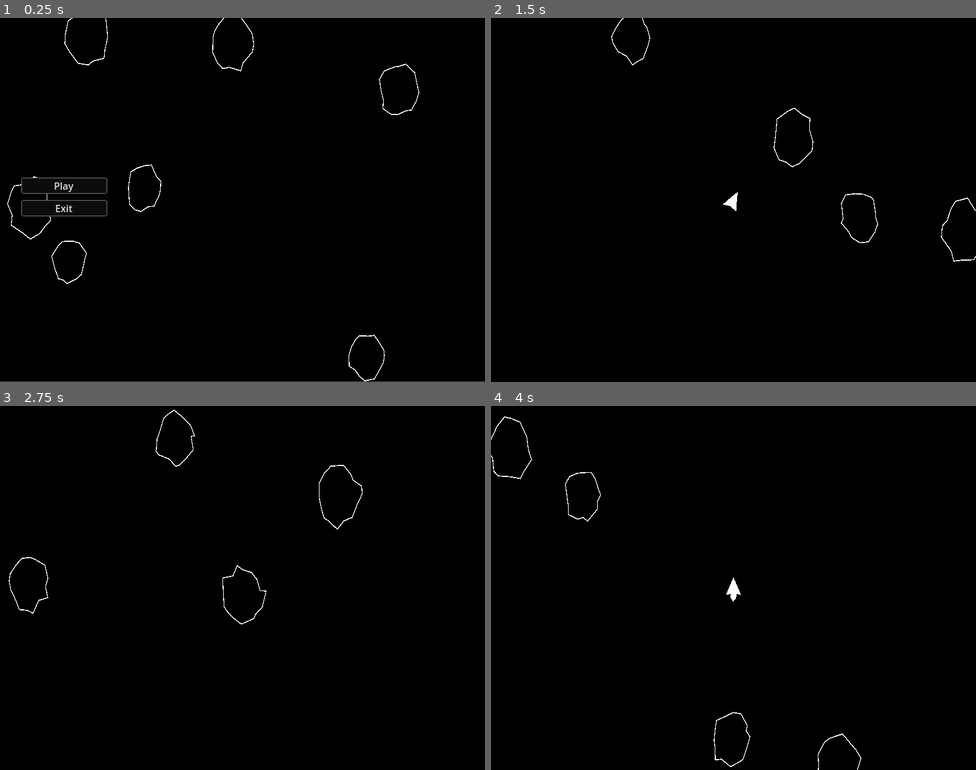
Above: before the commit, frames 1-4 (two rows, left to right).
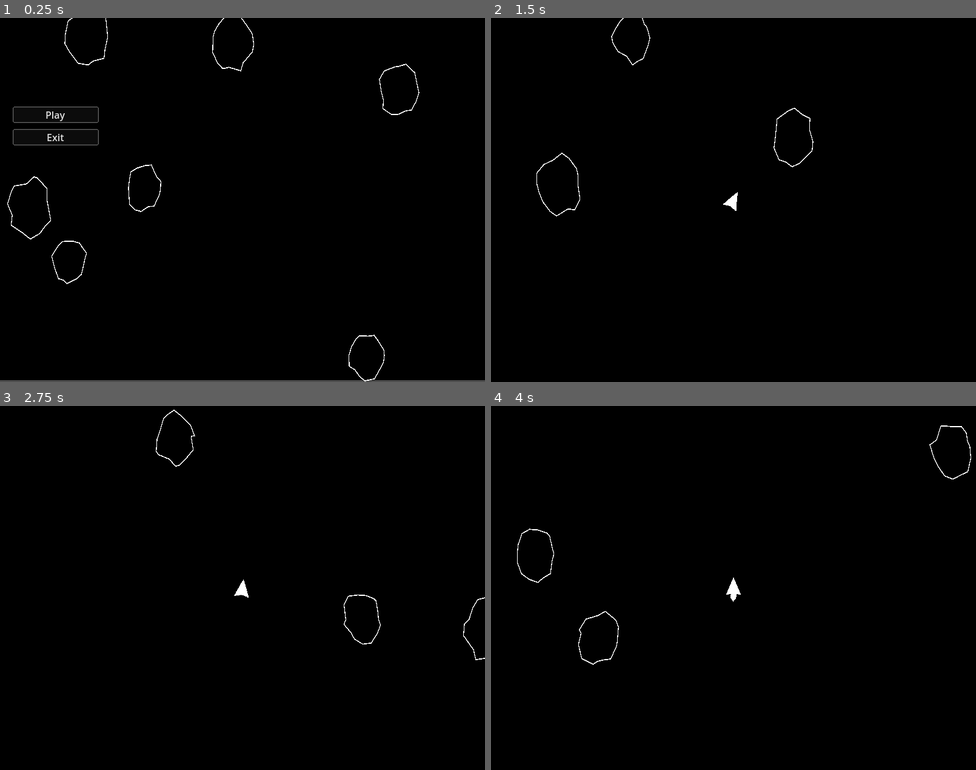
Above: after the commit, the same moments.

Repository: Moonshoes77/Asteroids
Game: Godot game, scene res://scenes/main_menu.tscn
The game is run twice, just before and just after one commit, with the same random seed, the same clock (stepped at 60 frames per second) and the same inputs.
Inputs:
- Up to frame 1 (0.25 s): no input
- Up to frame 2 (1.5 s): click "Play" at 0.5 s; tap Enter at 1.25 s; hold D (rotate_right) from 1.28 s (still down); tap F (Free) at 1.35 s
- Up to frame 3 (2.75 s): tap I (Info) at 1.55, 2.1 s; release D (rotate_right) at 2.03 s; hold A (rotate_left) from 2.03 s (still down); tap F (Free) at 2.3 s
- Up to frame 4 (4 s): release A (rotate_left) at 2.78 s; hold D (rotate_right) 2.78-3.53 s; tap F (Free) at 2.85, 3.8 s; tap I (Info) at 3.05, 3.6 s; hold W (accelerate) from 3.53 s (still down)

The runs differ from the first frame. In frame 1, 1.0% of the frame differs, in the area x 0-100%, y 24-100%; in frame 2, 0.2%; in frame 3, 0.4%; in frame 4, 0.5%.

Commit message:
Added basic stage functionality

Diff:
--- a/project.godot
+++ b/project.godot
@@ -19,7 +19,6 @@
 
 window/size/viewport_width=800
 window/size/viewport_height=600
-window/stretch/mode="viewport"
 window/stretch/scale_mode="integer"
 
 [dotnet]
@@ -30,6 +29,10 @@
 
 version_control/plugin_name="GitPlugin"
 version_control/autoload_on_startup=true
+
+[global_group]
+
+asteroids=""
 
 [input]
 
--- a/scenes/main.tscn
+++ b/scenes/main.tscn
@@ -12,5 +12,4 @@
 anchor_bottom = 1.0
 grow_horizontal = 2
 grow_vertical = 2
-size_flags_horizontal = 0
 color = Color(0, 0, 0, 1)
--- a/scenes/main_menu.tscn
+++ b/scenes/main_menu.tscn
@@ -5,37 +5,49 @@
 
 [node name="Main_Menu" type="Control"]
 layout_mode = 3
-anchors_preset = 0
+anchors_preset = 15
+anchor_right = 1.0
+anchor_bottom = 1.0
+grow_horizontal = 2
+grow_vertical = 2
 script = ExtResource("1_l6cm7")
+metadata/_edit_use_anchors_ = true
 
 [node name="Background" type="ColorRect" parent="."]
 z_index = -5
 z_as_relative = false
-layout_mode = 0
-offset_right = 802.0
-offset_bottom = 599.0
+layout_mode = 1
+anchors_preset = -1
+anchor_right = 0.20375
+anchor_bottom = 0.395
+offset_right = 640.0
+offset_bottom = 360.0
 color = Color(0, 0, 0, 1)
+metadata/_edit_use_anchors_ = true
 
 [node name="Button_Container" type="MarginContainer" parent="."]
 z_index = -1
 z_as_relative = false
-layout_mode = 0
-offset_left = 35.0
-offset_top = 229.0
-offset_right = 177.0
-offset_bottom = 362.0
+layout_mode = 1
+offset_left = 21.1026
+offset_top = 125.667
+offset_right = 163.103
+offset_bottom = 229.667
 theme_override_constants/margin_top = 20
 theme_override_constants/margin_bottom = 20
+metadata/_edit_use_anchors_ = true
 
 [node name="VBoxContainer" type="VBoxContainer" parent="Button_Container"]
 z_index = -1
 layout_mode = 2
+size_flags_vertical = 0
 theme_override_constants/separation = 10
 alignment = 1
 
 [node name="Play" type="Button" parent="Button_Container/VBoxContainer"]
 z_index = 1
 z_as_relative = false
+texture_filter = 1
 layout_mode = 2
 theme = ExtResource("2_ekxnf")
 text = "Play"
@@ -43,6 +55,7 @@
 [node name="Exit" type="Button" parent="Button_Container/VBoxContainer"]
 z_index = 1
 z_as_relative = false
+texture_filter = 1
 layout_mode = 2
 theme = ExtResource("2_ekxnf")
 text = "Exit
--- a/scripts/asteroid.gd
+++ b/scripts/asteroid.gd
@@ -4,8 +4,12 @@
 class_name Asteroid
 extends Node2D
 
+
+signal bullet_hit(asteroid: Asteroid)
+
 const step_size: float = 0.4
 const ASTEROID_SCENE: PackedScene = preload("res://scenes/asteroid.tscn")
+enum Size {LARGE, MEDIUM, SMALL}
 @onready var collider: CollisionPolygon2D = $Area2D/CollisionPolygon2D
 var outline: Line2D
 var r: int
@@ -13,10 +17,8 @@
 var angle: float = 0.0
 var velocity: Vector2 = Vector2.ZERO
 var breaks: int = 0
-enum Size {LARGE, MEDIUM, SMALL}
 var size : Size
 
-signal bullet_hit(asteroid: Asteroid)
 
 
 #Basically a class constructor.
@@ -66,8 +68,9 @@
 
 func _on_area_2d_body_entered(body: Node2D) -> void:
 	if (body is Bullet):
+		bullet_hit.emit(self)
 		body.queue_free()
-		bullet_hit.emit(self)
+		remove_from_group("asteroids")
 		queue_free()
 	elif (body is Player):
 		body.die()
@@ -82,5 +85,3 @@
 	screen_wrap()
 	if Input.is_action_just_pressed("Free"):
 		queue_free()
-	if Input.is_action_just_pressed("Info"):
-		print("size: ", size)
--- a/scripts/main.gd
+++ b/scripts/main.gd
@@ -5,7 +5,8 @@
 var Player_Manager_Instance = preload("res://scenes/player_manager.tscn")
 var Stage_Manager_Instance = preload("res://scenes/stage_manager.tscn")
 var Cheat_Listener = preload("res://scenes/cheat_listener.tscn")
-static var screen_size = DisplayServer.window_get_size()
+static var screen_size: Vector2i = DisplayServer.window_get_size()
+
 
 func _input(event: InputEvent) -> void:
 	if event is InputEventKey && !event.is_pressed():
@@ -24,7 +25,7 @@
 	add_child(cheat_listener)
 	add_child(player)
 	add_child(stage_manager)
-	print_tree_pretty()
+	#print_tree_pretty()
 
 
 
--- a/scripts/main_menu.gd
+++ b/scripts/main_menu.gd
@@ -5,7 +5,9 @@
 func _ready() -> void:
 	add_child(Attract_Animation)
 
-
+func _process(_delta: float) -> void:
+		if Input.is_action_just_pressed("exit"):
+			get_tree().quit()
 
 func _on_play_pressed() -> void:
 	get_tree().change_scene_to_file("res://scenes/main.tscn")
--- a/scripts/player_manager.gd
+++ b/scripts/player_manager.gd
@@ -4,28 +4,30 @@
 var Player_Instance = preload("res://scenes/player.tscn")
 var current_lives;
 const MAX_LIVES = 3
-enum Player_State {ALIVE, DEAD}
-var player_state: Player_State
+enum State {ALIVE, DEAD}
+var player_state: State
 
 # Called when the node enters the scene tree for the first time.
 func _ready() -> void:
 	print("player_manager loaded")
-	current_lives = MAX_LIVES + 1
 	spawn_player()
 
 func _process(_delta: float) -> void:
 	if (Input.is_action_just_pressed("Free")):
-		if (player_state == Player_State.DEAD):
+		if (player_state == State.DEAD):
 			spawn_player()
+	if (Input.is_action_just_pressed("Info")):
+		print(get_tree().get_node_count_in_group("asteroids"))
+		print(get_tree().get_nodes_in_group("asteroids"))
 
 
 func spawn_player():
 	var player = Player_Instance.instantiate();
-	player.position.x = Main.screen_size.x / 2
-	player.position.y = Main.screen_size.y / 2
+	player.position.x = Main.screen_size.x / 2.0
+	player.position.y = Main.screen_size.y / 2.0
 	get_parent().add_child(player)
 	player.player_death.connect(_on_player_death)
-	player_state = Player_State.ALIVE
+	player_state = State.ALIVE
 
 func _on_player_death():
-	player_state = Player_State.DEAD
+	player_state = State.DEAD
--- a/scripts/stage_manager.gd
+++ b/scripts/stage_manager.gd
@@ -1,7 +1,7 @@
 class_name Stage_Manager
 extends Node
 
-var stage: int
+var stage: int = 1
 var current_score: int = 0
 enum Difficulty {EASY, NORMAL, HARD}
 var difficulty: = Difficulty.NORMAL
@@ -9,12 +9,20 @@
 
 func _ready() -> void:
 	print("stage_manager loaded")
-	add_roids(4, Asteroid.Size.LARGE)
+	init_stage(stage)
 
 
 func _process(_delta: float) -> void:
 	if Input.is_action_just_pressed("Free"):
-		add_roids(4, Asteroid.Size.LARGE)
+		stage = 1
+		init_stage(stage)
+	check_asteroid_count()
+
+
+func init_stage(stage_num: int):
+	add_roids(stage_num + 2, Asteroid.Size.LARGE)
+	print("Stage: ", stage)
+
 
 
 func add_roids(num: int, size: Asteroid.Size = Asteroid.Size.LARGE, pos = 0):
@@ -25,15 +33,20 @@
 			var posY = randi_range(0, Main.screen_size.y)
 			var new_roid = Asteroid.spawn(Vector2(posX, posY), size)
 			get_parent().add_child(new_roid)
+			new_roid.add_to_group("asteroids")
 			new_roid.bullet_hit.connect(_on_bullet_hit)
+
 	#used when asteroids split on hits
 	elif (pos is Vector2):
 		for i in range(num):
 			var posX = pos.x
 			var posY = pos.y
 			var new_roid = Asteroid.spawn(Vector2(posX, posY), size)
-			get_parent().add_child.call_deferred(new_roid)
+			add_child.call_deferred(new_roid)
 			new_roid.bullet_hit.connect(_on_bullet_hit)
+			new_roid.add_to_group("asteroids")
+
+
 
 func _on_bullet_hit(asteroid: Asteroid):
 	var pos = asteroid.position
@@ -51,4 +64,11 @@
 
 func change_score(score: int):
 	current_score += score
-	print(current_score)
+
+func check_asteroid_count():
+	if Engine.get_physics_frames() % 10 == 0:
+		if get_tree().get_node_count_in_group("asteroids") == 0:
+			print("Stage %s complete" %[stage])
+			print("Score: ", current_score)
+			stage += 1
+			init_stage(stage)
